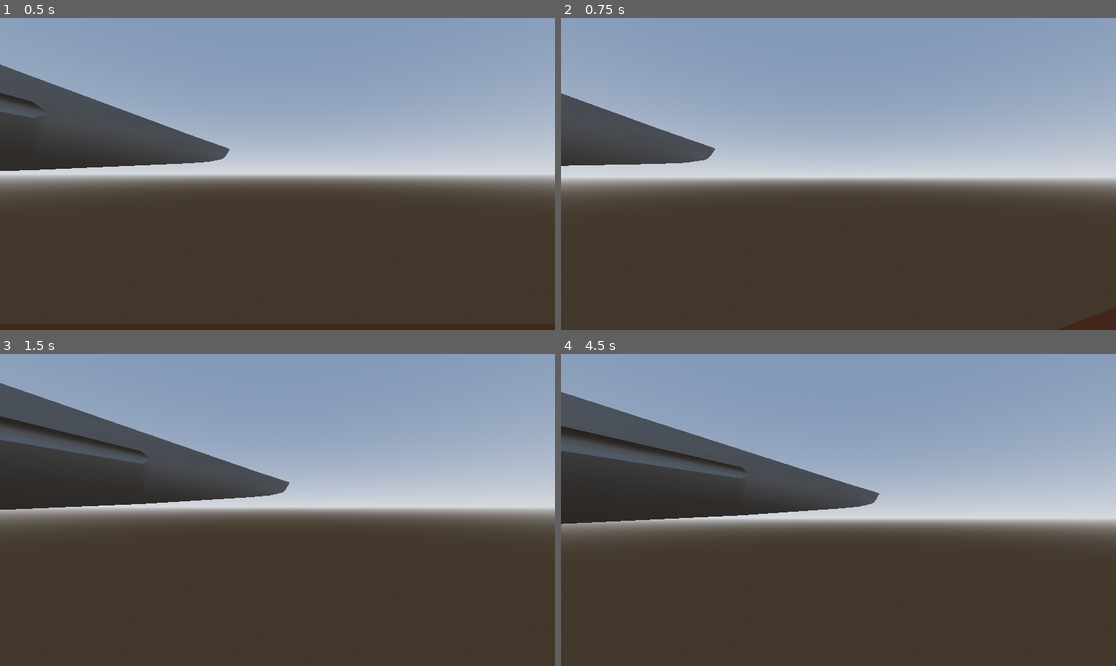
Above: before the commit, frames 1-4 (two rows, left to right).
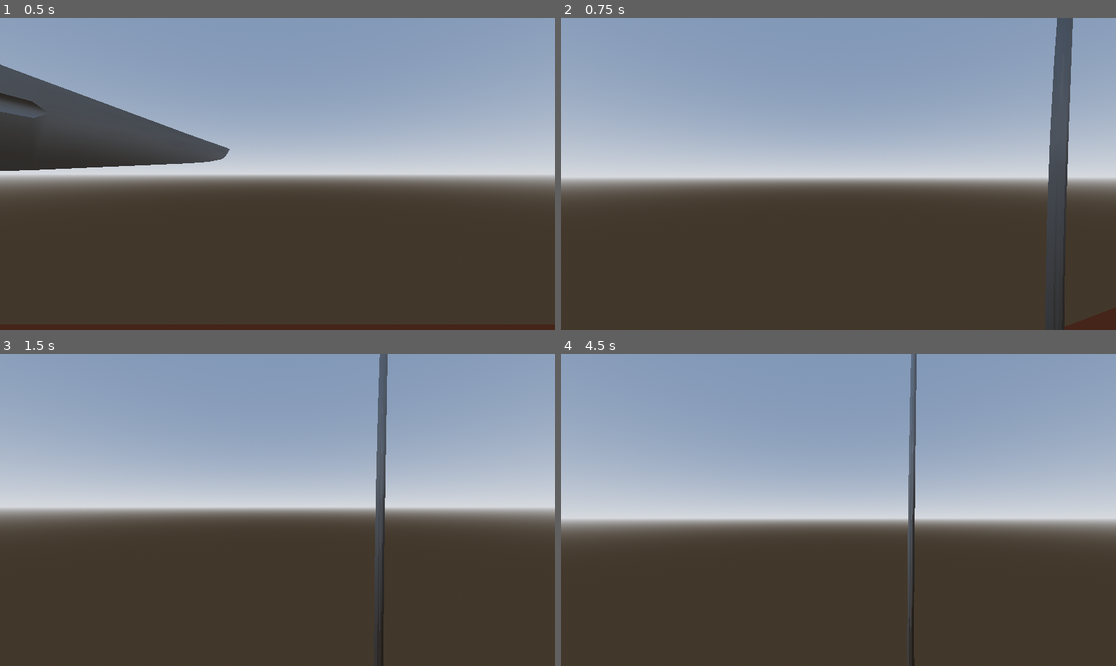
Above: after the commit, the same moments.

Repository: MateusPDK/thePirateDownfall
Game: Godot game, scene res://world.tscn
Same seed, same stepped clock (60 frames per second), same inputs: the game is played once before the commit and once after it.
Inputs (mouse positions are in pixels of both pictures, inside the frame that each line leads up to):
- Up to frame 1 (0.5 s): no input
- Up to frame 2 (0.75 s): tap Enter at 0.5 s; move the mouse to (866, 174) at 0.52 s; hold W (forward) from 0.53 s (still down); click (866, 174) at 0.6 s
- Up to frame 3 (1.5 s): keep holding W (forward); tap Space at 1.25 s; move the mouse to (249, 510) at 1.27 s; click (249, 510) at 1.35 s
- Up to frame 4 (4.5 s): keep holding W (forward); tap Enter at 2, 3.5 s; move the mouse to (849, 503) at 2.02 s; click (849, 503) at 2.1 s; tap Space at 2.75, 4.25 s; move the mouse to (832, 516) at 2.77 s; click (832, 516) at 2.85 s; move the mouse to (877, 513) at 3.52 s; click (877, 513) at 3.6 s; move the mouse to (794, 506) at 4.27 s; click (794, 506) at 4.35 s

Frame 1 is identical in both runs. In frame 2, 5.9% of the frame differs, in the area x 0-93%, y 0-100%; in frame 3, 13%; in frame 4, 14%, in the area x 0-65%, y 0-100%.
Error before the commit: Parse Error: Invalid argument for "connect()" function: argument 2 should be "Callable" but is "res://saber_controller.gd". (res://saber_controller.gd:26)

Commit message:
Fix error of unexisting controller

Diff:
--- a/character.gd
+++ b/character.gd
@@ -7,6 +7,7 @@
 var gravity = ProjectSettings.get_setting("physics/3d/default_gravity")
 func _ready():
 	Input.set_mouse_mode(Input.MOUSE_MODE_CAPTURED)
+
 func _physics_process(delta):
 	if Input.is_action_just_pressed("ui_cancel"):
 		Input.set_mouse_mode(Input.MOUSE_MODE_VISIBLE)
@@ -35,8 +36,8 @@
 			$XROrigin3D/XRCamera3D.rotate($XROrigin3D/XRCamera3D.transform.basis * Vector3.RIGHT, -event.relative.y * rotate_speed)
 			#rotate(Vector3.DOWN, event.relative.x * rotate_speed)
 			#rotate(transform.basis * Vector3.RIGHT, -event.relative.y * rotate_speed)
-			$XROrigin3D/XRController3D.position=	$XROrigin3D/XRCamera3D.transform.basis * Vector3(0.5,-0.3,-1)
-			$XROrigin3D/XRController3D.rotation= $XROrigin3D/XRCamera3D.rotation
+			$XROrigin3D/saber_controller.position= $XROrigin3D/XRCamera3D.transform.basis * Vector3(0.5,-0.3,-1)
+			$XROrigin3D/saber_controller.rotation= $XROrigin3D/XRCamera3D.rotation
 
 func _on_hitbox_body_entered(body):
 	if (body.is_in_group("canonball")):
--- a/saber_controller.gd
+++ b/saber_controller.gd
@@ -8,22 +8,22 @@
 func _ready():
 	pass # Replace with function body.
 
-func _input(event):
-	if Input.is_action_just_pressed("atack"):
-		start_hit_animation()
+# func _input(event):
+# 	if Input.is_action_just_pressed("atack"):
+# 		start_hit_animation()
 
-func start_hit_animation():
-	var originalRotation = rotation
-	var targetRotation = originalRotation.rotated(Vector3(0, 1, 0), deg_to_rad(hitRotationAngle))
+# func start_hit_animation():
+	# var originalRotation = rotation
+	# var targetRotation = originalRotation.rotated(Vector3(0, 1, 0), deg_to_rad(hitRotationAngle))
 
 	# Use a Tween node or a Timer to animate the rotation over time
-	var tween = Tween.new()
-	add_child(tween)
+	# var tween = Tween.new()
+	# add_child(tween)
 
-	tween.interpolate_property(self, "rotation", originalRotation, targetRotation, hitAnimationDuration,
-		Tween.TRANS_LINEAR, Tween.EASE_OUT)
-	tween.start()
-	tween.connect("tween_completed", self, "_on_tween_completed")
+	# tween.interpolate_property(self, "rotation", originalRotation, targetRotation, hitAnimationDuration,
+	# 	Tween.TRANS_LINEAR, Tween.EASE_OUT)
+	# tween.start()
+	# tween.connect("tween_completed", self, "_on_tween_completed")
 
 func _on_tween_completed(object: Object, key: NodePath, value: Variant):
 	reset_sword_rotation()
